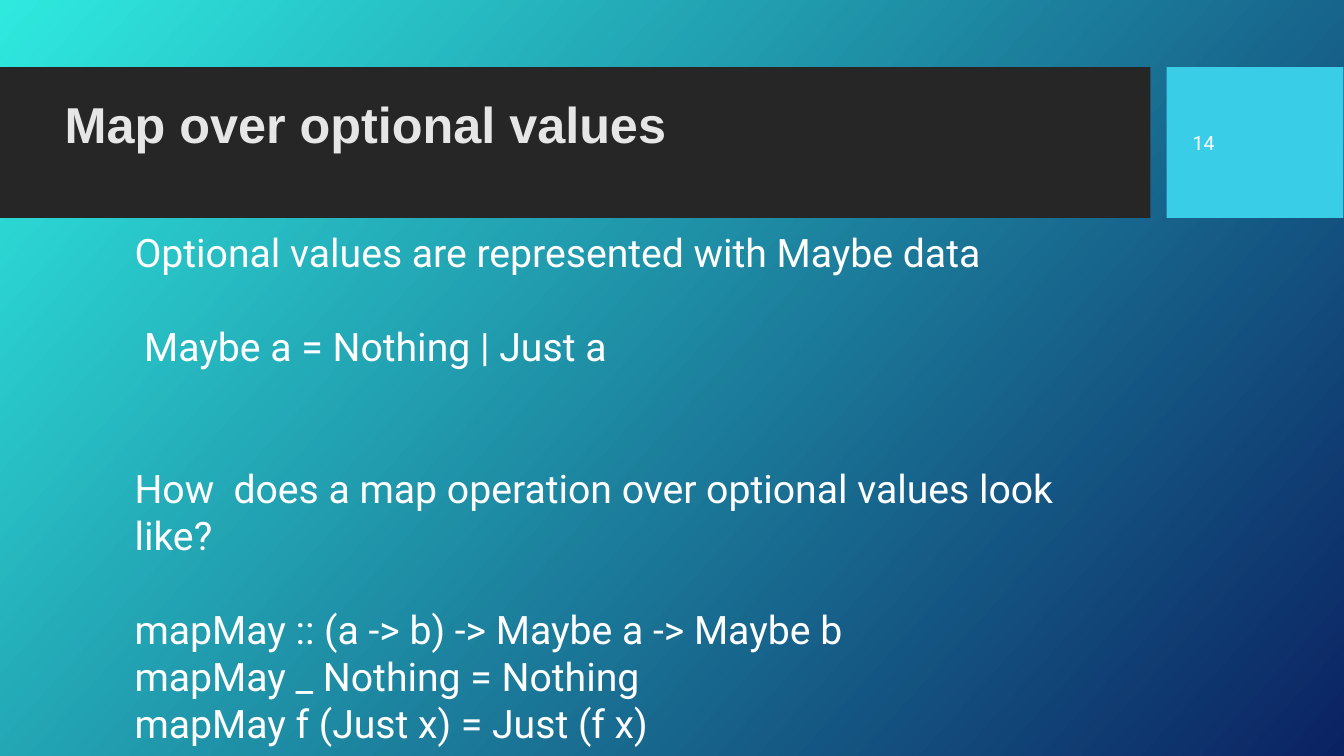
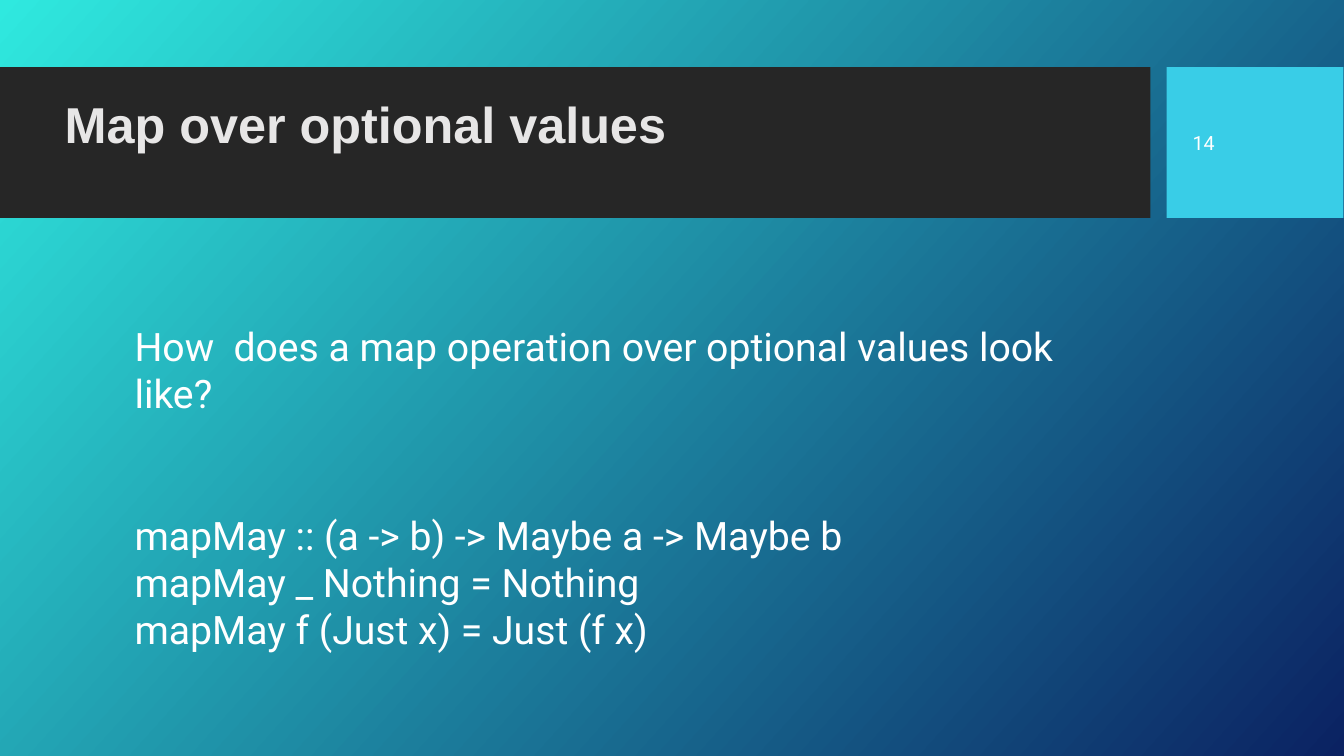
Before and after one commit to Fun-Prog-26/fun-prog-26, a slide deck: slide 14 of topic11-functors-applicatives/unit-11a-lectures/talk-2/b-functors.ppt. Drawn at 1344x756 pixels with LibreOffice and Linux fonts; fonts in the diff are those of the drawing; background and template pictures are left out. Boxes give left, top, right and bottom in pixels: in the first picture for what was removed or moved away, otherwise in the second. Text is boxed around its words. In the diff, an @@ line names an element or a change of style, - is before the commit and + after.

```diff
--- a/topic11-functors-applicatives/unit-11a-lectures/talk-2/b-functors.ppt
+++ b/topic11-functors-applicatives/unit-11a-lectures/talk-2/b-functors.ppt
@@ text at (x1=135, y1=237, x2=980, y2=370): paragraphs removed @@
-Optional values are represented with Maybe data
-Maybe a = Nothing | Just a
```
Also in this commit, not shown: 2 other files.
